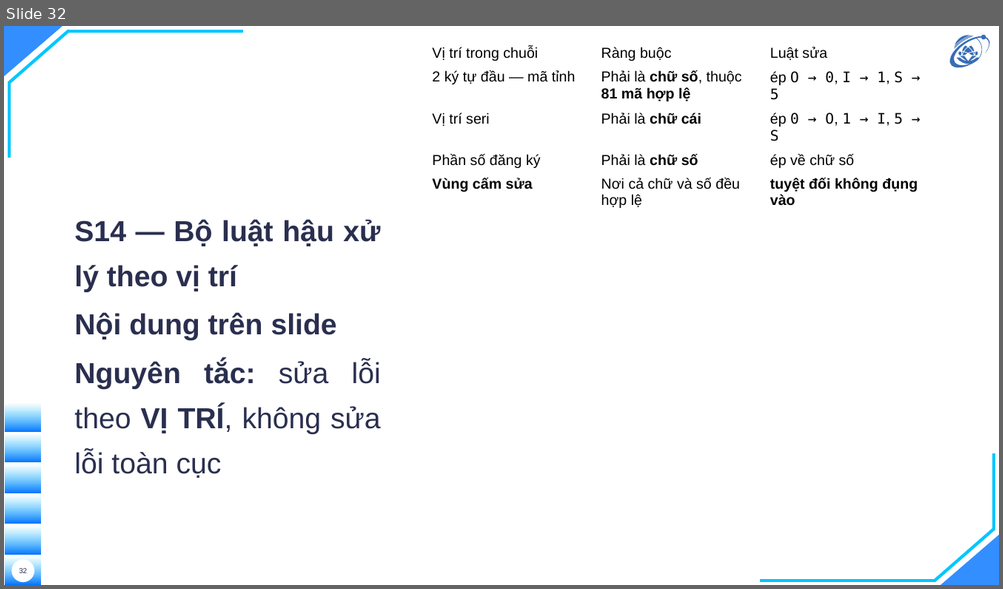
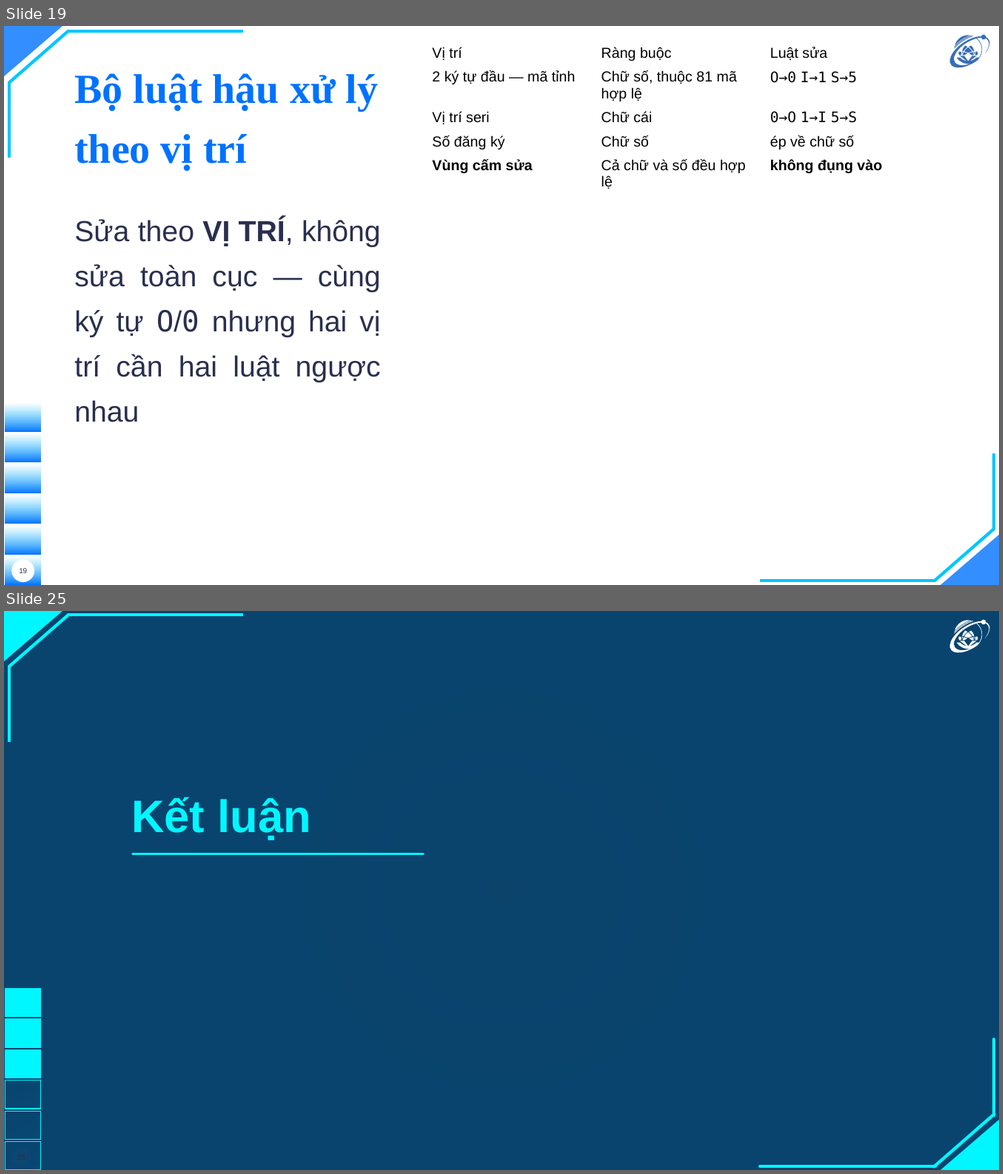
Before and after one commit to hieunguyen2604/alpr-do-an-mon-hoc, a slide deck: docs/slides/slides.pptx. Shown one above the other, each under a label of ours: slide 32 before the commit, slides 19 and 25 after it; the slides between them are not shown. The pictures are 1003x589 and 1003x1174 pixels, drawn with LibreOffice and Linux fonts; fonts in the diff are those of the drawing; background and template pictures are left out; a plain dark background stands for a picture behind light text. Boxes give left, top, right and bottom in pixels: in the first picture for what was removed or moved away, otherwise in the second. Text is boxed around its words. In the diff, an @@ line names an element or a change of style, - is before the commit and + after.

```diff
--- a/docs/slides/slides.pptx
+++ b/docs/slides/slides.pptx
@@ slide 25 added at [4,611,999,1170], background picture (left out) @@
@@ rectangle added at [4,611,999,1170], fill gradient #0A4671 @@
@@ rectangle added at [4,611,999,1170], fill gradient #0A4671 @@
@@ triangle added at [4,611,62,661], fill #00F7FF @@
@@ line added from (69, 614) to (8, 667), #00F7FF 3 pt @@
@@ line added from (243, 615) to (68, 615), #00F7FF 3 pt @@
@@ freeform shape added at [949,620,990,652], fill #FFFFFF @@
@@ line added from (9, 741) to (9, 666), #00F7FF 3 pt @@
@@ title added at [131,797,311,840], 44 pt, text #00F7FF, bold @@
+Kết luận
@@ line added from (132, 854) to (424, 854), #00F7FF 2 pt @@
@@ rectangle added at [5,988,41,1017], fill #00F7FF, outline #00F7FF 1 pt @@
@@ rectangle added at [5,1019,41,1048], fill #00F7FF, outline #00F7FF 1 pt @@
@@ rectangle added at [5,1051,41,1079], fill #00F7FF, outline #00F7FF 1 pt @@
@@ line added from (993, 1040) to (993, 1116), #00F7FF 3 pt @@
@@ rectangle added at [5,1081,41,1110], fill gradient #00F7FF @@
@@ rectangle added at [5,1081,41,1110], outline #00F7FF 1 pt @@
@@ rectangle added at [5,1112,41,1140], fill gradient #00F7FF @@
@@ rectangle added at [5,1112,41,1140], outline #00F7FF 1 pt @@
@@ line added from (933, 1167) to (994, 1115), #00F7FF 3 pt @@
@@ triangle added at [940,1121,999,1170], fill #00F7FF @@
@@ rectangle added at [5,1142,41,1170], fill gradient #00F7FF @@
@@ rectangle added at [5,1142,41,1170], outline #00F7FF 1 pt @@
@@ page number added at [9,1145,33,1170], 7 pt, text #2A2F4F @@
+25
@@ ellipse added at [11,1148,31,1167], fill #FFFFFF @@
@@ line added from (760, 1167) to (935, 1167), #00F7FF 3 pt @@
@@ what was slide 32 is now slide 19 @@
@@ slide 19 changed as well @@
@@ table at [425,42,930,529] @@
-row 1, column 1: Vị trí trong chuỗi
+row 1, column 1: Vị trí
-row 2, column 2: Phải là chữ số, thuộc 81 mã hợp lệ
+row 2, column 2: Chữ số, thuộc 81 mã hợp lệ
-row 2, column 3: ép O → 0, I → 1, S → 5
+row 2, column 3: O→0 I→1 S→5
-row 3, column 2: Phải là chữ cái
+row 3, column 2: Chữ cái
-row 3, column 3: ép 0 → O, 1 → I, 5 → S
+row 3, column 3: 0→O 1→I 5→S
-row 4, column 1: Phần số đăng ký
+row 4, column 1: Số đăng ký
-row 4, column 2: Phải là chữ số
+row 4, column 2: Chữ số
-row 5, column 2: Nơi cả chữ và số đều hợp lệ
+row 5, column 2: Cả chữ và số đều hợp lệ
-row 5, column 3: tuyệt đối không đụng vào
+row 5, column 3: không đụng vào
@@ title added at [74,73,378,170], 40 pt, text #0072FF, bold @@
+Bộ luật hậu xử lý theo vị trí
@@ text at [74,218,381,423]: text changed; bold off @@
-S14 — Bộ luật hậu xử lý theo vị trí
-Nội dung trên slide
-Nguyên tắc: sửa lỗi theo VỊ TRÍ, không sửa lỗi toàn cục
+Sửa theo VỊ TRÍ, không sửa toàn cục — cùng ký tự O/0 nhưng hai vị trí cần hai luật ngược nhau
@@ page number at [19,568,27,574]: text changed @@
-32
+19
```
Also in this commit, not shown: 18 other slides changed, 8 other slides added, 32 slides removed, 5 other files.
